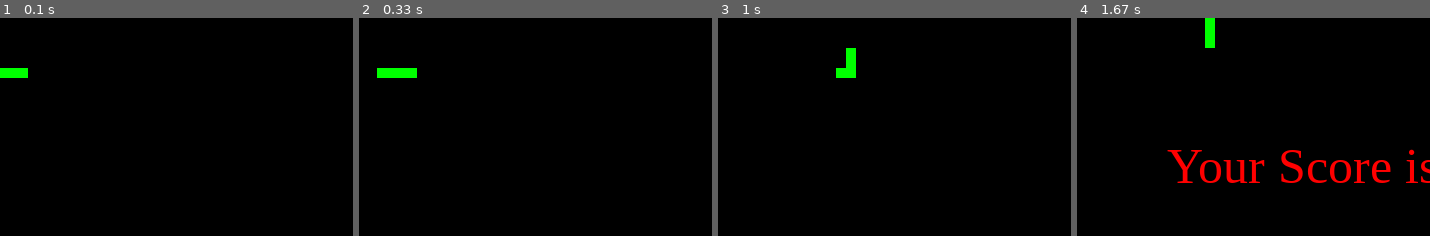
Above: before the commit, frames 1-4 (left to right).
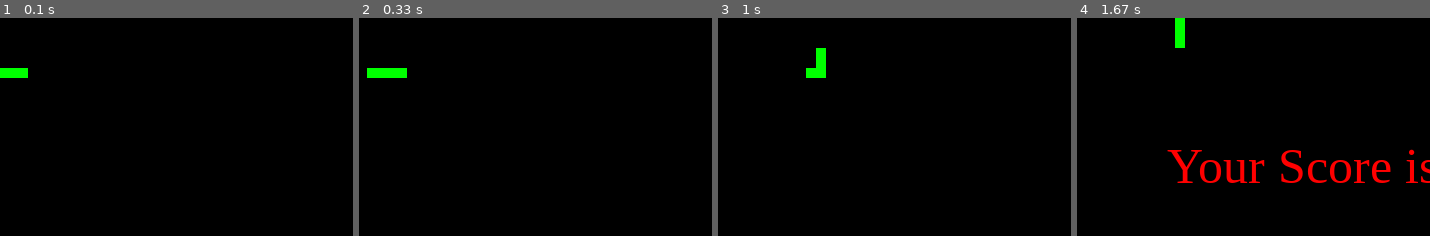
Above: after the commit, the same moments.

Repository: AndreasKG-15/PyGame
Game: pygame game, started from snake.py
Same seed, same stepped clock (60 frames per second), same inputs: the game is played once before the commit and once after it.
Inputs:
- Up to frame 1 (0.1 s): no input
- Up to frame 2 (0.33 s): no input
- Up to frame 3 (1 s): hold Up from 0.83 s (still down)
- Up to frame 4 (1.67 s): release Up at 1.3 s
The pictures show only the part of the screen within x 14-64%, y 0-50%; the shares and areas given below are measured in that part.

Frame 1 is identical in both runs. In frame 2, 0.3% of the frame differs, in the area x 2-17%, y 22-28%; in frame 3, 1.0%, in the area x 24-40%, y 13-28%; in frame 4, 0.8%.

Commit message:
changed speed

Diff:
--- a/snake.py
+++ b/snake.py
@@ -3,7 +3,7 @@
 import time
 import random
 
-snake_speed = 15
+snake_speed = 12
 # Window size
 window_x = 720
 window_y = 480
